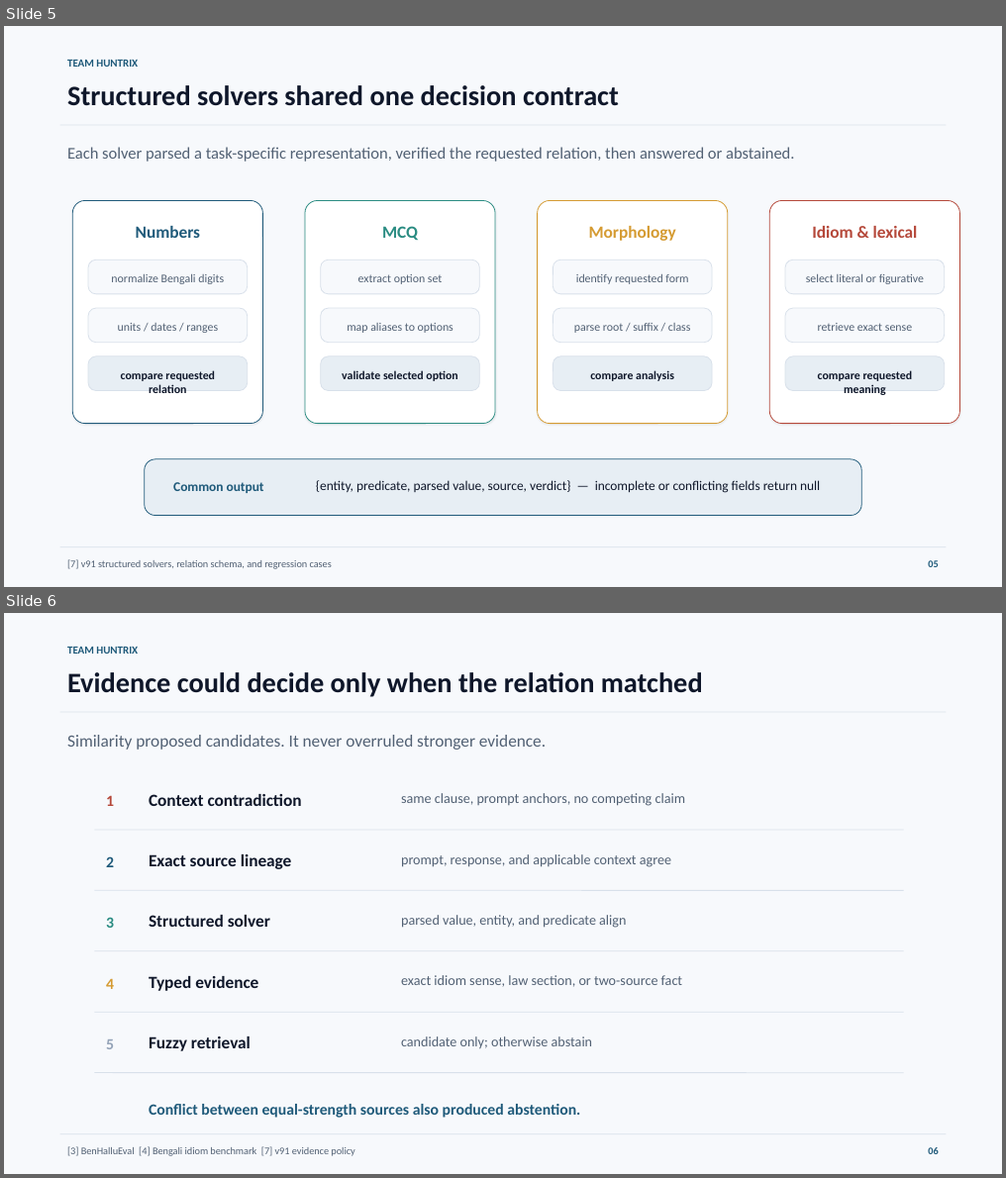
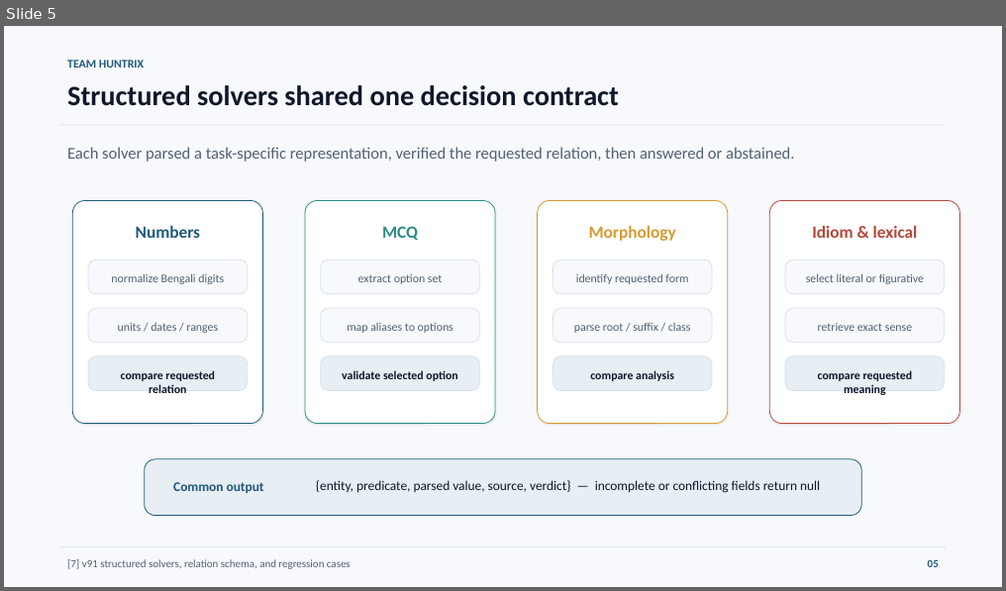
Before and after one commit to Seyamalam/bengali-hallucination-v91-submission, a slide deck: presentation/Huntrix_Final_Presentation.pptx. Shown one above the other, each under a label of ours: slides 5 and 6 before the commit, slide 5 after it. The pictures are 1006x1178 and 1006x591 pixels, drawn with LibreOffice and Linux fonts; fonts in the diff are those of the drawing. Boxes give left, top, right and bottom in pixels: in the first picture for what was removed or moved away, otherwise in the second. Text is boxed around its words. In the diff, an @@ line names an element or a change of style, - is before the commit and + after.

```diff
--- a/presentation/Huntrix_Final_Presentation.pptx
+++ b/presentation/Huntrix_Final_Presentation.pptx
@@ slide 6 removed at (x1=4, y1=613, x2=1002, y2=1174), background #F7F9FC @@
@@ text removed at (x1=67, y1=647, x2=138, y2=654) @@
-TEAM HUNTRIX
@@ text removed at (x1=67, y1=672, x2=703, y2=697) @@
-Evidence could decide only when the relation matched
@@ line removed from (60, 712) to (945, 712) @@
@@ text removed at (x1=67, y1=735, x2=546, y2=750) @@
-Similarity proposed candidates. It never overruled stronger evidence.
@@ text removed at (x1=106, y1=795, x2=114, y2=806) @@
-1
@@ text removed at (x1=149, y1=794, x2=302, y2=806) @@
-Context contradiction
@@ text removed at (x1=401, y1=793, x2=686, y2=806) @@
-same clause, prompt anchors, no competing claim
@@ line removed from (94, 830) to (904, 830) @@
@@ text removed at (x1=106, y1=857, x2=114, y2=867) @@
-2
@@ text removed at (x1=149, y1=855, x2=292, y2=869) @@
-Exact source lineage
@@ text removed at (x1=401, y1=855, x2=671, y2=867) @@
-prompt, response, and applicable context agree
@@ line removed from (94, 891) to (904, 891) @@
@@ text removed at (x1=106, y1=917, x2=114, y2=928) @@
-3
@@ text removed at (x1=149, y1=915, x2=270, y2=927) @@
-Structured solver
@@ text removed at (x1=401, y1=915, x2=626, y2=928) @@
-parsed value, entity, and predicate align
@@ line removed from (94, 952) to (904, 952) @@
@@ text removed at (x1=106, y1=978, x2=114, y2=989) @@
-4
@@ text removed at (x1=149, y1=976, x2=258, y2=991) @@
-Typed evidence
@@ text removed at (x1=401, y1=975, x2=682, y2=987) @@
-exact idiom sense, law section, or two-source fact
@@ line removed from (94, 1012) to (904, 1012) @@
@@ text removed at (x1=106, y1=1040, x2=114, y2=1050) @@
-5
@@ text removed at (x1=149, y1=1037, x2=251, y2=1052) @@
-Fuzzy retrieval
@@ text removed at (x1=401, y1=1037, x2=592, y2=1050) @@
-candidate only; otherwise abstain
@@ line removed from (94, 1073) to (904, 1073) @@
@@ text removed at (x1=149, y1=1104, x2=580, y2=1118) @@
-Conflict between equal-strength sources also produced abstention.
@@ line removed from (60, 1135) to (945, 1135) @@
@@ text removed at (x1=67, y1=1147, x2=354, y2=1157) @@
-[3] BenHalluEval [4] Bengali idiom benchmark [7] v91 evidence policy
@@ text removed at (x1=928, y1=1148, x2=938, y2=1155) @@
-06
@@ slide 5 changed as well @@
@@ text "TEAM HUNTRIX" at (x1=67, y1=60, x2=144, y2=68): size 10.5 to 11.2 pt @@
@@ text "[7] v91 structured solvers, relation ..." at (x1=67, y1=560, x2=350, y2=570): size 9.8 to 10.5 pt @@
@@ text "05" at (x1=928, y1=561, x2=939, y2=568): size 9.8 to 10.5 pt @@
```
Also in this commit, not shown: 12 other slides changed, 2 slides added, 1 other slide removed, 2 other files.
